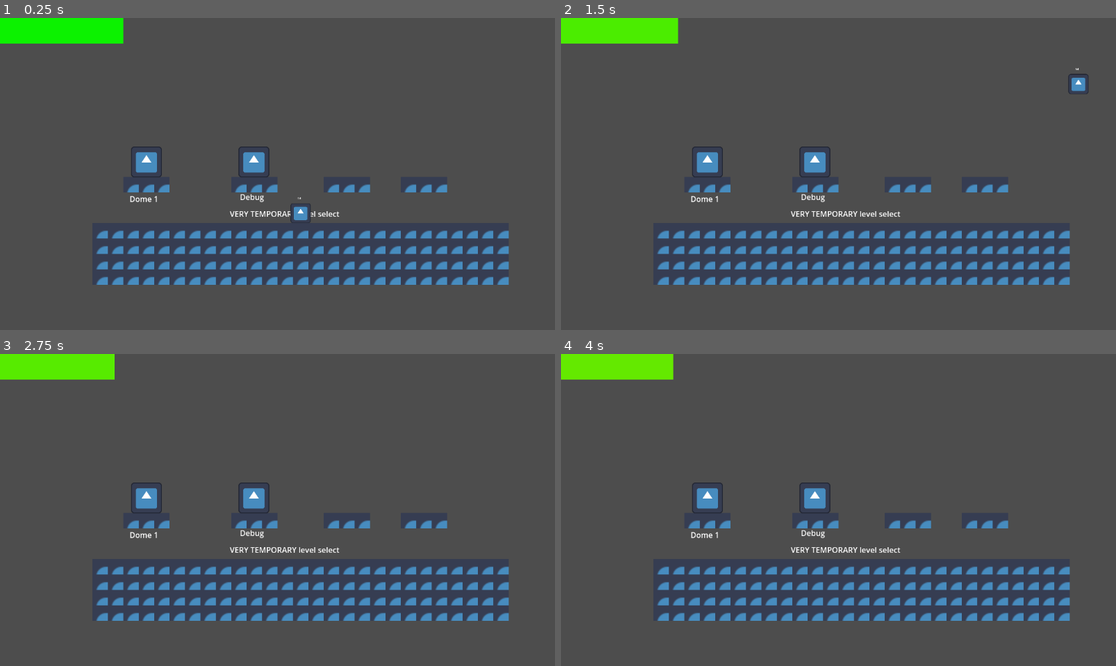
Above: before the commit, frames 1-4 (two rows, left to right).
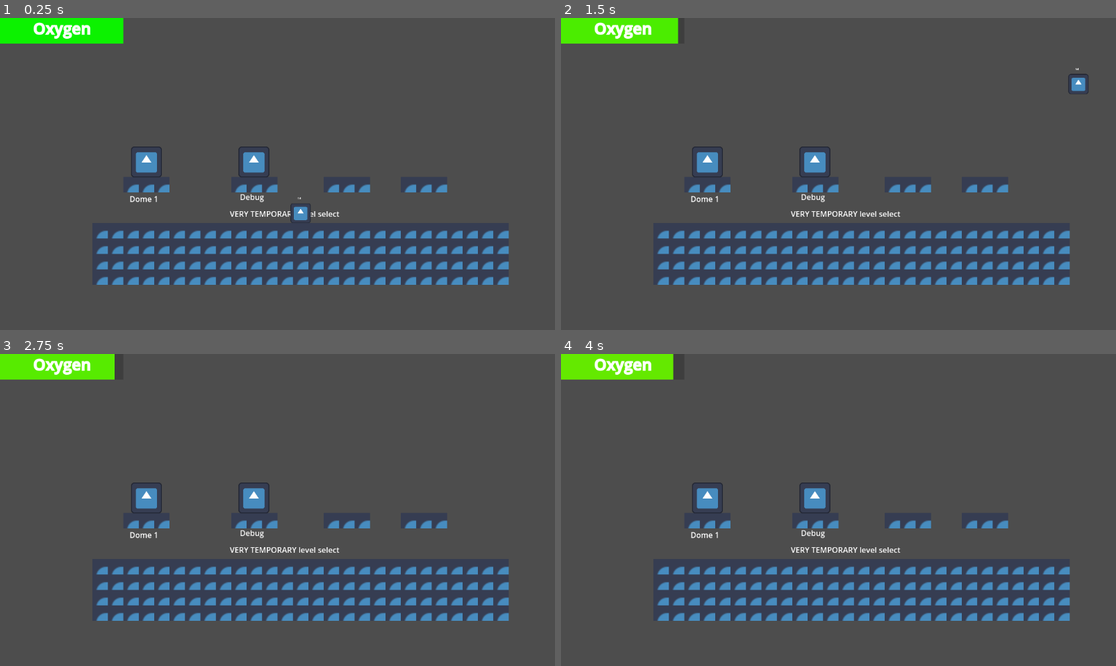
Above: after the commit, the same moments.

Repository: WholeYear12GameDesign/GrandmaGame
Game: Godot game, scene res://Scenes/main.tscn
Same seed, same stepped clock (60 frames per second), same inputs: the game is played once before the commit and once after it. The engine's default icon, where the game draws it, is replaced by a stand-in: a white triangle on a blue panel in a dark square.
Inputs:
- Up to frame 1 (0.25 s): no input
- Up to frame 2 (1.5 s): tap Enter at 0.5 s; hold Space (jetpack) 0.53-1.28 s; hold D (right) from 0.53 s (still down); tap W (jump) at 0.77 s; tap Space (jetpack) at 1.35 s
- Up to frame 3 (2.75 s): tap W (jump) at 1.52 s; tap Space (jetpack) at 2 s; release D (right) at 2.03 s; hold A (left) from 2.03 s (still down); hold Space (jetpack) from 2.03 s (still down)
- Up to frame 4 (4 s): tap Enter at 2.75 s; release A (left) at 2.78 s; release Space (jetpack) at 2.78 s; hold D (right) from 2.78 s (still down); tap Space (jetpack) at 2.85, 3.5 s; tap W (jump) at 3.02, 3.77 s; hold Space (jetpack) from 3.53 s (still down)

The runs differ from the first frame. In frame 1, 0.3% of the frame differs, in the area x 6-17%, y 1-7%; in frame 2, 0.3%; in frame 3, 0.3%; in frame 4, 0.3%.

Commit message:
Improved o2 bar

Diff:
--- a/GrandmaBasement/Player/o2 bar/o2 bar.gd
+++ b/GrandmaBasement/Player/o2 bar/o2 bar.gd
@@ -1,7 +1,12 @@
 extends TextureProgressBar
 
-const grad : Gradient = preload("res://Player/o2 bar/o2 gradient colour.tres").gradient
+const grad : Gradient = preload("res://Player/o2 bar/o2 gradient colour.tres")
 
 func _process(_delta: float) -> void:
-	self_modulate = grad.sample(player_data.oxygen / 100)
-	value = player_data.oxygen
+	var o2 : float = player_data.oxygen
+	self_modulate = grad.sample(o2 / 100)
+	value = o2
+	if o2 < 25:
+		$"../RichTextLabel".text = "[shake rate=25.0 level=5.0][center][b]Oxygen[/b][/center][/shake]"
+	else:
+		$"../RichTextLabel".text = "[center][b]Oxygen[/b][/center]"
--- a/GrandmaBasement/Player/o2 bar/o2 gradient colour.tres
+++ b/GrandmaBasement/Player/o2 bar/o2 gradient colour.tres
@@ -1,11 +1,7 @@
-[gd_resource type="GradientTexture1D" load_steps=2 format=3 uid="uid://co6vnbk2pi2wf"]
+[gd_resource type="Gradient" format=3 uid="uid://oo0d01qot51h"]
 
-[sub_resource type="Gradient" id="Gradient_ooxvm"]
+[resource]
 interpolation_mode = 2
 interpolation_color_space = 2
 offsets = PackedFloat32Array(0.150485, 0.514563, 1)
-colors = PackedColorArray(0.95, 0, 0, 1, 0.95, 0.601667, 0, 1, 0.0158333, 0.95, 0, 1)
-
-[resource]
-gradient = SubResource("Gradient_ooxvm")
-width = 100
+colors = PackedColorArray(0.95, 0, 0, 1, 0.95, 0.601667, 0, 1, 0.0156863, 0.94902, 0, 1)
--- a/GrandmaBasement/Player/player.tscn
+++ b/GrandmaBasement/Player/player.tscn
@@ -12,6 +12,14 @@
 
 [sub_resource type="RectangleShape2D" id="RectangleShape2D_c6afm"]
 size = Vector2(128, 128)
+
+[sub_resource type="Gradient" id="Gradient_8tnot"]
+interpolation_mode = 1
+offsets = PackedFloat32Array(0.356322)
+colors = PackedColorArray(0, 0, 0, 0.184314)
+
+[sub_resource type="GradientTexture1D" id="GradientTexture1D_04ymt"]
+gradient = SubResource("Gradient_8tnot")
 
 [sub_resource type="Gradient" id="Gradient_vc0u5"]
 colors = PackedColorArray(1, 1, 1, 1, 1, 1, 1, 1)
@@ -57,10 +65,24 @@
 offset_bottom = 40.0
 
 [node name="TextureProgressBar" type="TextureProgressBar" parent="CanvasLayer/Control"]
+self_modulate = Color(0.0156863, 0.94902, 0, 1)
 layout_mode = 0
 offset_right = 256.0
 offset_bottom = 53.0
-value = 100.0
+value = 68.0
 nine_patch_stretch = true
+texture_under = SubResource("GradientTexture1D_04ymt")
 texture_progress = SubResource("GradientTexture1D_ghyrw")
 script = ExtResource("9_tsq00")
+
+[node name="RichTextLabel" type="RichTextLabel" parent="CanvasLayer/Control"]
+layout_mode = 0
+offset_right = 256.0
+offset_bottom = 53.0
+theme_override_font_sizes/normal_font_size = 32
+theme_override_font_sizes/bold_font_size = 32
+bbcode_enabled = true
+text = "[shake rate=20.0 level=5][center][b]Oxygen[/b][/center][/shake]"
+scroll_active = false
+shortcut_keys_enabled = false
+text_direction = 1
Not shown: 1 places in GrandmaBasement/Player/player.tscn that only renumber resources
